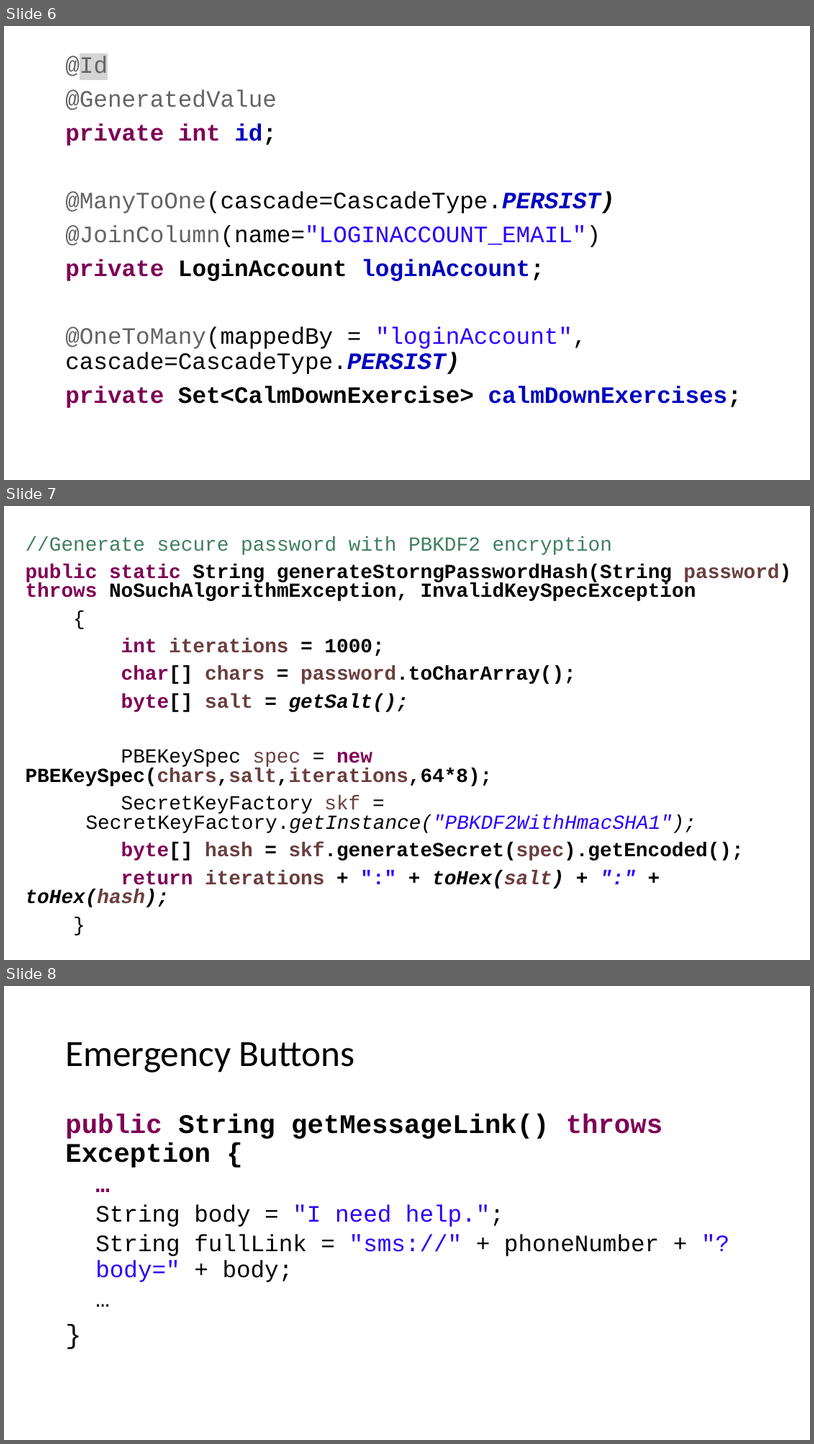
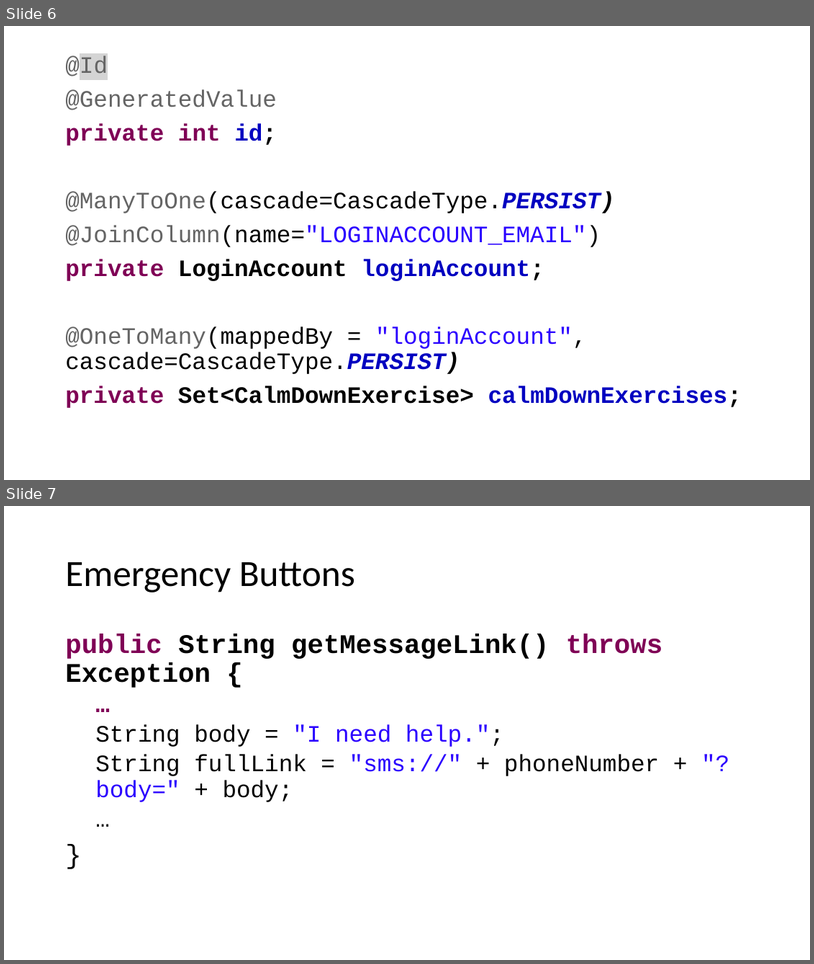
Before and after one commit to wyssp8/BTI7081-Software-Engineering-and-Design, a slide deck: doc/CS01/task14/cs1-task14-presentation.pptx. Shown one above the other, each under a label of ours: slides 6, 7 and 8 before the commit, slides 6 and 7 after it. The pictures are 814x1444 and 814x964 pixels, drawn with LibreOffice and Linux fonts; fonts in the diff are those of the drawing. Boxes give left, top, right and bottom in pixels: in the first picture for what was removed or moved away, otherwise in the second. Text is boxed around its words. In the diff, an @@ line names an element or a change of style, - is before the commit and + after.

```diff
--- a/doc/CS01/task14/cs1-task14-presentation.pptx
+++ b/doc/CS01/task14/cs1-task14-presentation.pptx
@@ slide 7 removed at [4,506,810,960], background #FFFFFF @@
@@ text removed at [26,536,792,907] @@
-//Generate secure password with PBKDF2 encryption
-public static String generateStorngPasswordHash(String password) throws NoSuchAlgorithmException, InvalidKeySpecException
-{
-int iterations = 1000;
-char[] chars = password.toCharArray();
-byte[] salt = getSalt();
-PBEKeySpec spec = new PBEKeySpec(chars,salt,iterations,64*8);
-SecretKeyFactory skf = SecretKeyFactory.getInstance("PBKDF2WithHmacSHA1");
-byte[] hash = skf.generateSecret(spec).getEncoded();
-return iterations + ":" + toHex(salt) + ":" + toHex(hash);
-}
@@ what was slide 8 is now slide 7 @@
```
Also in this commit, not shown: 2 slides changed, 1 other slide removed.
